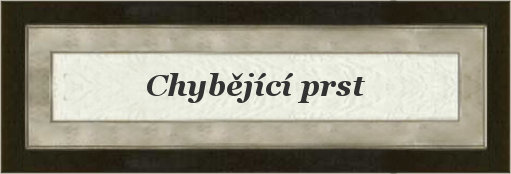
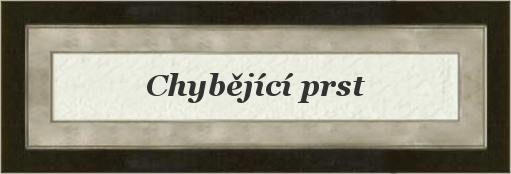
Revision of a layered w=511, h=174 image; what changed, layer by layer:
painted on "Card" over [30, 33, 488, 141]
